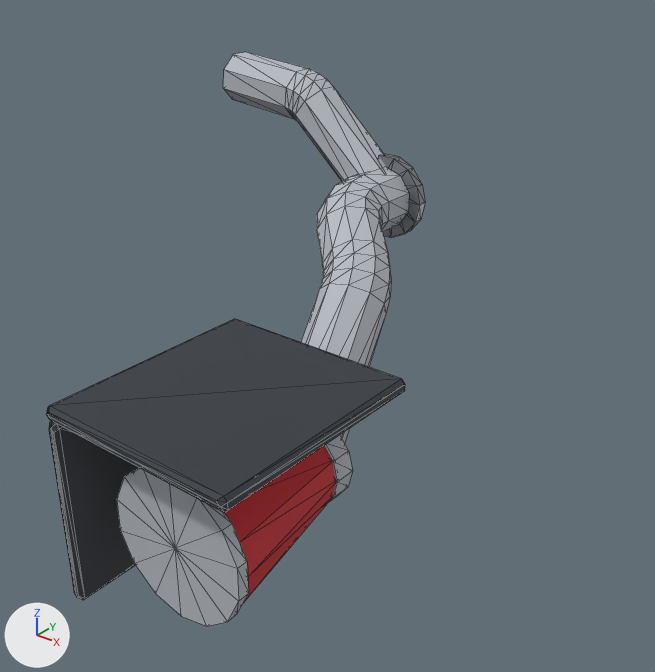
What one commit did to the glTF model assets/parts/intake/airflow/airflow_76_cold_air/apex_v8.glb.
One viewpoint serves both versions: a 50 mm lens placed at (0.862, -0.891, 0.215), pointed at (0.185, -0.044, -0.31). The lights are fixed; the arrows at lower left show +X, +Y and +Z. The first picture is the older version. Mesh edges are drawn as thin lines. Vertices at exactly the same position are counted once.

The first picture shows 'model'.
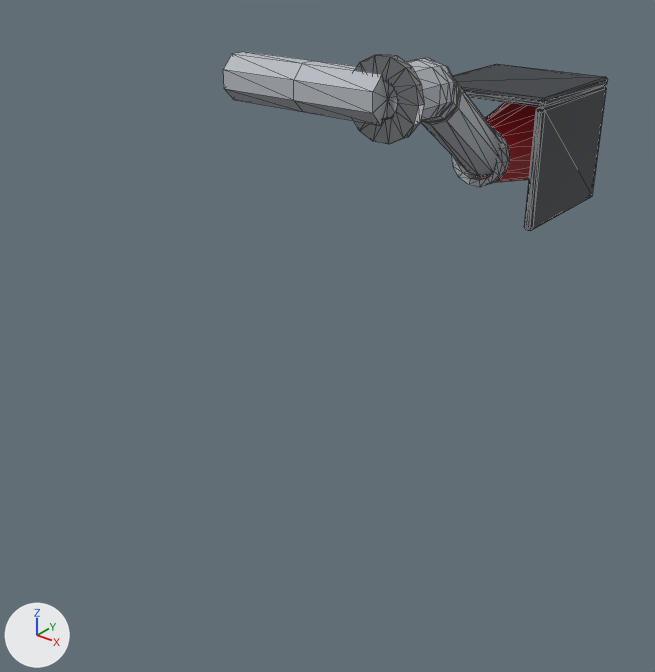
The change in detail:
me_model is used by ob_model.
me_model had 388 vertices, 760 faces and spanned x -0.86..0.86, y -1.0..1.0, z -0.8..0.8.
me_model now has 364 vertices, 712 faces and spans x -0.42..0.42, y -1.0..1.0, z -0.48..0.48.
me_model part 1: the loose piece of 56 vertices spanning x -0.15..0.23, y 0.89..0.93, z 0.06..0.43 is turned -180 degrees about the z axis through its middle and scaled by 0.782, then moved by (0.23, -1.84, 0.09).
me_model part 2: the loose piece of 59 vertices spanning x 0.21..0.77, y -0.88..-0.24, z -0.71..-0.14 is turned 180 degrees about the z axis through its middle and scaled by 0.782, then moved by (-0.56, 1.21, 0.24).
me_model part 3: the loose piece of 56 vertices spanning x 0.3..0.67, y -0.26..-0.17, z -0.6..-0.25 is turned -180 degrees about the z axis through its middle and scaled by 0.782, then moved by (-0.56, 0.6, 0.24).
me_model part 4: the loose piece of 66 vertices spanning x 0.04..0.86, y -1.0..-0.11, z -0.8..0.0 is turned -180 degrees about the z axis through its middle and scaled by 0.782, then moved by (-0.5, 1.21, 0.23).
me_model part 5: a new loose piece of 127 vertices spanning x -0.42..0.38, y -1.0..0.48, z -0.28..0.44, in mat_car_atlas (picture img_car_atlas).
Part 6, on me_model:
151 vertices are removed from x -0.86..0.63, y -0.36..1.0, z -0.53..0.8.
296 faces are deleted.
Object 'model' (ob_model) moves from (0.229, -0.24, -0.185) to (0.146, 0.315, -0.115).
Object 'model' (ob_model) is rescaled from (0.27, 0.27, 0.27) to (0.345, 0.345, 0.345).

Changed parts and their boxes (x1, y1, x2, y2) in the pictures (655 x 672 px; the box of a moved part takes in the faces that stretch with it):
'model', reshaped, moved, rescaled (69% shorter): before (46, 52, 425, 626); after (223, 52, 608, 231)
part 1 of me_model, moved or reshaped: before (379, 154, 425, 238); after (354, 54, 424, 144)
part 2 of me_model, moved or reshaped: before (117, 446, 336, 626); after (476, 102, 538, 183)
part 3 of me_model, moved or reshaped: before (324, 435, 352, 503); after (451, 129, 510, 187)
part 4 of me_model, moved or reshaped: before (46, 319, 405, 600); after (452, 64, 608, 231)
part 5 of me_model, added: after (223, 52, 501, 177)
part 6 of me_model, deleted: before (223, 52, 410, 443)
